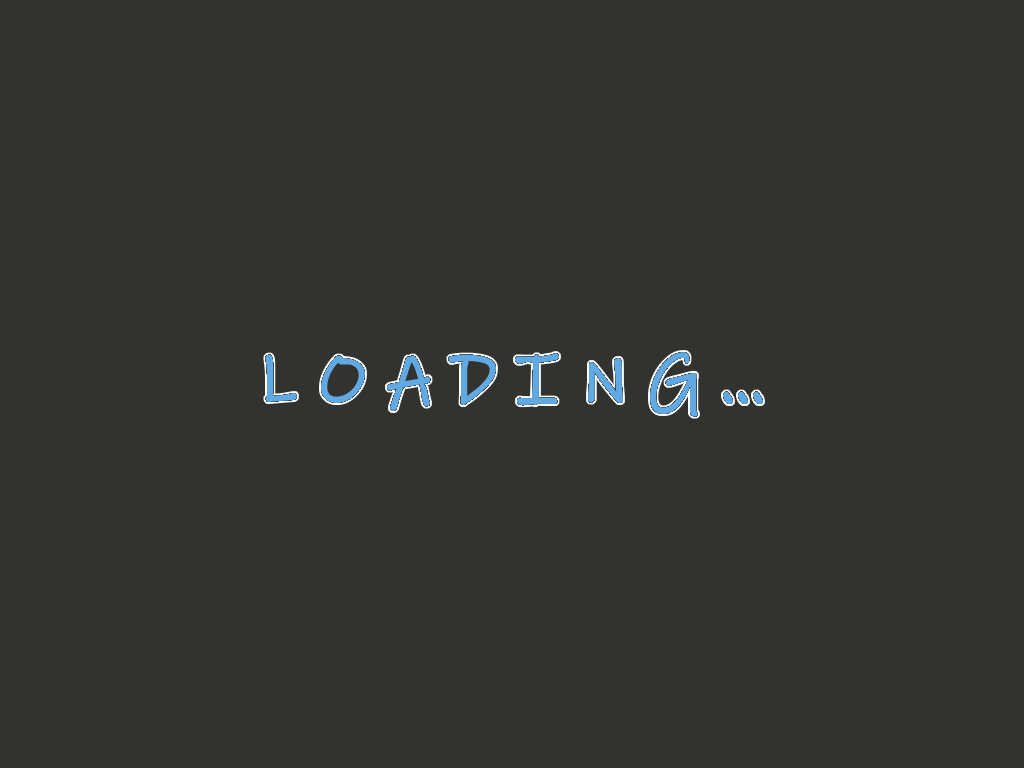
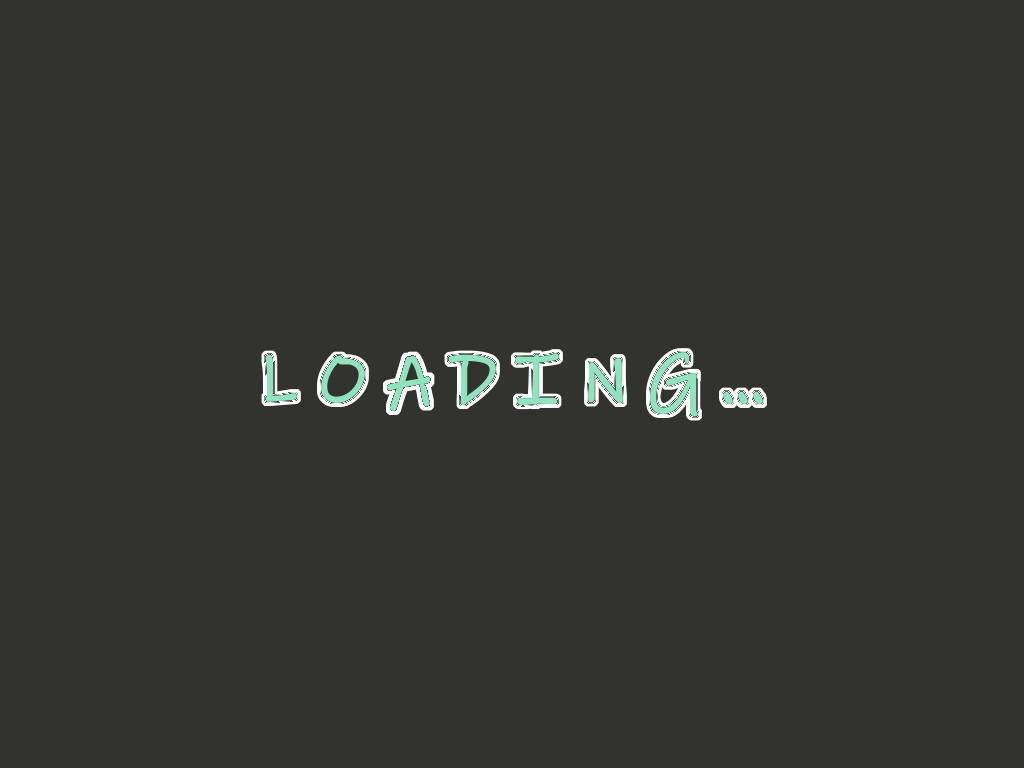
Layer changes from the first 1024x768 image to the second:
painted on "L O A D I N G ..." over (261, 348, 767, 421)
